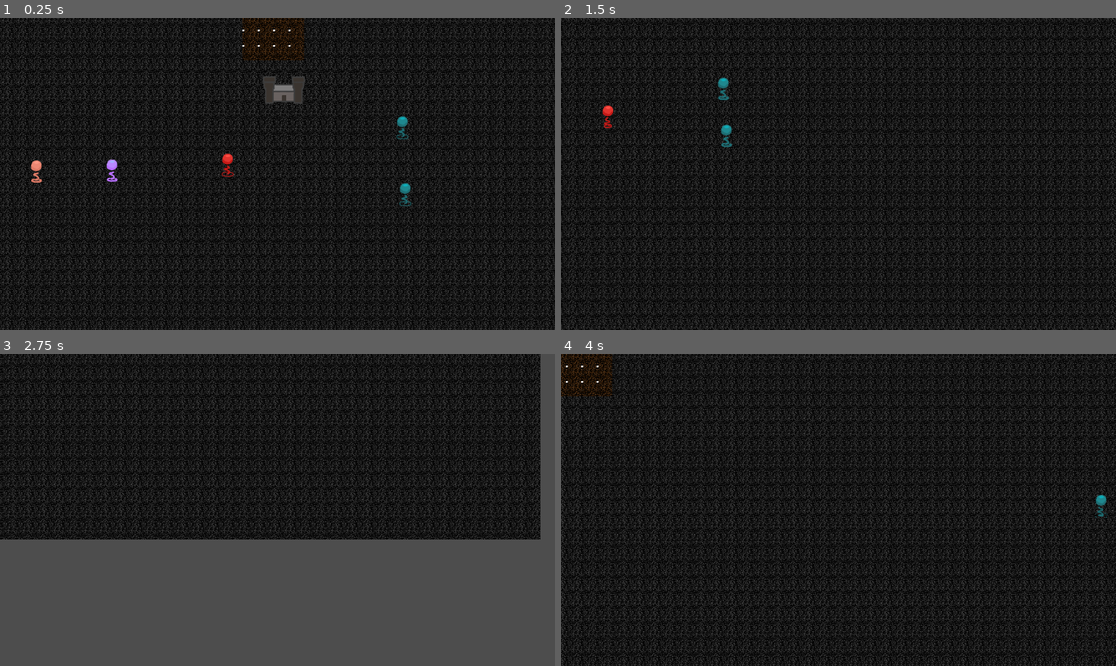
Above: before the commit, frames 1-4 (two rows, left to right).
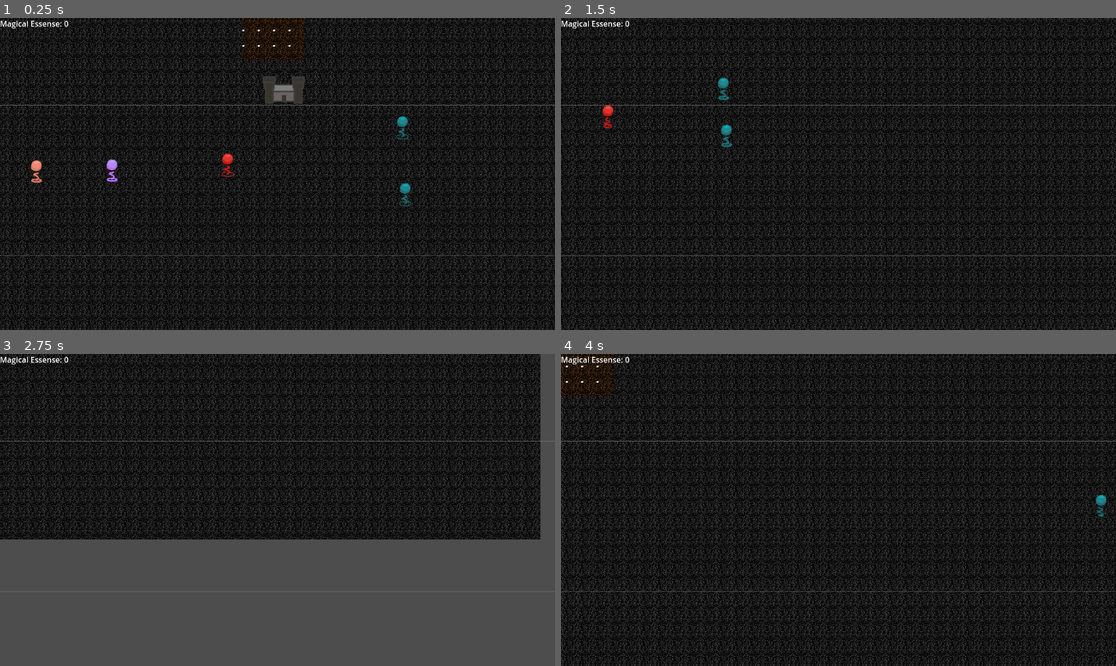
Above: after the commit, the same moments.

Repository: dokumor8/cahiddr
Game: Godot game, scene res://src/node_2d.tscn
Two runs of this game, one before a commit and one after it. Both use one fixed random seed, a clock stepped at 60 frames per second and the inputs below.
Inputs (mouse positions are in pixels of both pictures, inside the frame that each line leads up to):
- Up to frame 1 (0.25 s): no input
- Up to frame 2 (1.5 s): move the mouse to (955, 192) at 0.52 s; press the mouse at (955, 192) at 0.53 s; hold D (right) 0.53-1.28 s; move the mouse to (744, 136) at 1.27 s; release the mouse at (744, 136) at 1.28 s; hold S (down) from 1.28 s (still down); right-click (744, 136) at 1.35 s
- Up to frame 3 (2.75 s): move the mouse to (333, 441) at 2.02 s; release S (down) at 2.03 s; press the mouse at (333, 441) at 2.03 s; hold D (right) from 2.03 s (still down)
- Up to frame 4 (4 s): move the mouse to (810, 572) at 2.77 s; release D (right) at 2.78 s; release the mouse at (810, 572) at 2.78 s; hold W (up) 2.78-3.53 s; right-click (810, 572) at 2.85 s; move the mouse to (1005, 556) at 3.52 s; press the mouse at (1005, 556) at 3.53 s; hold A (left) from 3.53 s (still down)

The runs differ from the first frame. In frame 1, 0.7% of the frame differs, in the area x 0-100%, y 0-77%; in frame 2, 0.7%; in frame 3, 0.4%; in frame 4, 0.7%.

Commit message:
Add GUI scene

Diff:
--- a/project.godot
+++ b/project.godot
@@ -14,6 +14,10 @@
 run/main_scene="res://src/node_2d.tscn"
 config/features=PackedStringArray("4.1", "GL Compatibility")
 config/icon="res://icon.svg"
+
+[autoload]
+
+PlayerVariables="*res://src/singleton/player_variables.gd"
 
 [input]
 
--- /dev/null
+++ b/src/gui/gui_canvas_layer.tscn
@@ -0,0 +1,52 @@
+[gd_scene load_steps=2 format=3 uid="uid://c6kghfkovuej0"]
+
+[sub_resource type="LabelSettings" id="LabelSettings_rgrpg"]
+font_size = 30
+
+[node name="CanvasLayer" type="CanvasLayer"]
+
+[node name="VBoxContainer" type="VBoxContainer" parent="."]
+anchors_preset = 15
+anchor_right = 1.0
+anchor_bottom = 1.0
+grow_horizontal = 2
+grow_vertical = 2
+size_flags_horizontal = 0
+
+[node name="HBoxContainer" type="HBoxContainer" parent="VBoxContainer"]
+layout_mode = 2
+size_flags_vertical = 8
+
+[node name="EssenceLabel" type="Label" parent="VBoxContainer/HBoxContainer"]
+layout_mode = 2
+size_flags_horizontal = 0
+size_flags_vertical = 8
+text = "Magical Essense:"
+
+[node name="EssenceAmount" type="Label" parent="VBoxContainer/HBoxContainer"]
+layout_mode = 2
+size_flags_horizontal = 0
+size_flags_vertical = 8
+text = "0"
+
+[node name="HSeparator" type="HSeparator" parent="VBoxContainer"]
+layout_mode = 2
+size_flags_vertical = 3
+
+[node name="GameEndText" type="Label" parent="VBoxContainer"]
+visible = false
+layout_mode = 2
+text = "Your king has died."
+label_settings = SubResource("LabelSettings_rgrpg")
+horizontal_alignment = 1
+
+[node name="HSeparator2" type="HSeparator" parent="VBoxContainer"]
+layout_mode = 2
+size_flags_vertical = 3
+
+[node name="GUI" type="Control" parent="."]
+layout_mode = 3
+anchor_right = 0.649
+anchor_bottom = 0.695
+offset_right = -747.648
+offset_bottom = -450.36
--- a/src/node_2d.gd
+++ b/src/node_2d.gd
@@ -1,10 +1,10 @@
 extends Node2D
 
-@onready var walk_marker = $WalkMarker
-@onready var hero = $Hero
-@onready var camera = $Camera2D
-@onready var tile_map = $TileMap
-@onready var tile_highlighter = $TileHighlighter
+@onready var walk_marker = $GameWorld/WalkMarker
+@onready var hero = $GameWorld/Hero
+@onready var camera = $GameWorld/Camera2D
+@onready var tile_map = $GameWorld/TileMap
+@onready var tile_highlighter = $GameWorld/TileHighlighter
 
 var cursor_state = "move"
 var camera_speed = 500
--- a/src/node_2d.tscn
+++ b/src/node_2d.tscn
@@ -10,6 +10,7 @@
 [ext_resource type="PackedScene" uid="uid://cakqx0khmasxy" path="res://src/spawn_area.tscn" id="8_n7edf"]
 [ext_resource type="Texture2D" uid="uid://bykm5axt2p03b" path="res://img/buildings/defender_building.png" id="9_6fyor"]
 [ext_resource type="PackedScene" uid="uid://di1fw0dliqjfi" path="res://src/units/defender.tscn" id="10_xwbcn"]
+[ext_resource type="PackedScene" uid="uid://c6kghfkovuej0" path="res://src/gui/gui_canvas_layer.tscn" id="11_4suld"]
 
 [sub_resource type="TileSetAtlasSource" id="TileSetAtlasSource_f2j16"]
 texture = ExtResource("2_ov8mc")
@@ -32,46 +33,49 @@
 outlines = Array[PackedVector2Array]([PackedVector2Array(39, 315, 951, 318, 1752, 313, 1753, 765, 948, 770, 39, 765)])
 
 [node name="Main" type="Node2D"]
-position = Vector2(1, 0)
 script = ExtResource("1_pjd1t")
 
-[node name="TileMap" type="TileMap" parent="."]
+[node name="GameWorld" type="Node2D" parent="."]
+
+[node name="TileMap" type="TileMap" parent="GameWorld"]
 tile_set = SubResource("TileSet_cfvh4")
 cell_quadrant_size = 32
 format = 2
 layer_0/tile_data = PackedInt32Array(0, 0, 0, 1, 0, 0, 2, 0, 0, 3, 0, 0, 4, 0, 0, 5, 0, 0, 6, 0, 0, 7, 0, 0, 8, 0, 0, 9 …(25218 unchanged characters)…
 
-[node name="NavigationRegion2D" type="NavigationRegion2D" parent="."]
+[node name="NavigationRegion2D" type="NavigationRegion2D" parent="GameWorld"]
 navigation_polygon = SubResource("NavigationPolygon_tx7oa")
 constrain_avoidance = true
 
-[node name="Unit" parent="." instance=ExtResource("4_atc2k")]
+[node name="Unit" parent="GameWorld" instance=ExtResource("4_atc2k")]
 position = Vector2(905, 582)
 
-[node name="Unit2" parent="." instance=ExtResource("4_atc2k")]
+[node name="Unit2" parent="GameWorld" instance=ExtResource("4_atc2k")]
 position = Vector2(899, 439)
 
-[node name="Camera2D" type="Camera2D" parent="."]
+[node name="Camera2D" type="Camera2D" parent="GameWorld"]
 position = Vector2(617, 524)
 
-[node name="Hero" parent="." instance=ExtResource("5_sj74m")]
+[node name="Hero" parent="GameWorld" instance=ExtResource("5_sj74m")]
 position = Vector2(273, 517)
 
-[node name="WalkMarker" parent="." instance=ExtResource("6_kq1q8")]
+[node name="WalkMarker" parent="GameWorld" instance=ExtResource("6_kq1q8")]
 visible = false
 
-[node name="King" parent="." instance=ExtResource("7_8bfo6")]
+[node name="King" parent="GameWorld" instance=ExtResource("7_8bfo6")]
 position = Vector2(116, 519)
 
-[node name="SpawnArea" parent="." instance=ExtResource("8_n7edf")]
+[node name="SpawnArea" parent="GameWorld" instance=ExtResource("8_n7edf")]
 position = Vector2(1720, 530)
 
-[node name="TileHighlighter" type="Sprite2D" parent="."]
+[node name="TileHighlighter" type="Sprite2D" parent="GameWorld"]
 position = Vector2(582, 318)
 texture = ExtResource("9_6fyor")
 centered = false
 
-[node name="Defender" parent="." instance=ExtResource("10_xwbcn")]
+[node name="Defender" parent="GameWorld" instance=ExtResource("10_xwbcn")]
 position = Vector2(513, 505)
 
-[connection signal="end_movement" from="Hero" to="." method="_on_hero_end_movement"]
+[node name="GUICanvasLayer" parent="." instance=ExtResource("11_4suld")]
+
+[connection signal="end_movement" from="GameWorld/Hero" to="." method="_on_hero_end_movement"]
--- /dev/null
+++ b/src/singleton/player_variables.gd
@@ -0,0 +1,12 @@
+extends Node
+
+@export var game_ended = false
+
+# Called when the node enters the scene tree for the first time.
+func _ready():
+	pass # Replace with function body.
+
+
+# Called every frame. 'delta' is the elapsed time since the previous frame.
+func _process(delta):
+	pass
--- a/src/units/king.gd
+++ b/src/units/king.gd
@@ -1,11 +1,11 @@
 extends CharacterBody2D
-var health = 10
+var health = 100
 var rng = RandomNumberGenerator.new()
-# Called when the node enters the scene tree for the first time.
+
+
 func _ready():
 	randomize()
 	pass # Replace with function body.
-
 
 
 var HitEffectHero = preload("res://src/effects/hit_effect_hero.tscn")
@@ -31,3 +31,6 @@
 	hitEffectHero.global_rotation = rotation_shift
 
 	health -= damage
+
+	if health <= 0:
+		PlayerVariables.game_ended = true
--- a/src/units/unit.gd
+++ b/src/units/unit.gd
@@ -27,7 +27,7 @@
 	navigation_agent.target_desired_distance = stop_distance
 	var root_node = get_tree().get_root()
 
-	aggro_target = root_node.get_node("/root/Main/King")
+	aggro_target = root_node.get_node("/root/Main/GameWorld/King")
 	movement_target_position = aggro_target.position
 
 	# Make sure to not await during _ready.
@@ -82,7 +82,7 @@
 
 	if not is_instance_valid(aggro_target):
 		var root_node = get_tree().get_root()
-		aggro_target = root_node.get_node("/root/Main/King")
+		aggro_target = root_node.get_node("/root/Main/GameWorld/King")
 
 	if position.distance_to(aggro_target.position) < shoot_distance:
 		shoot(aggro_target)
Not shown: 1 places in src/node_2d.tscn that only renumber resources
